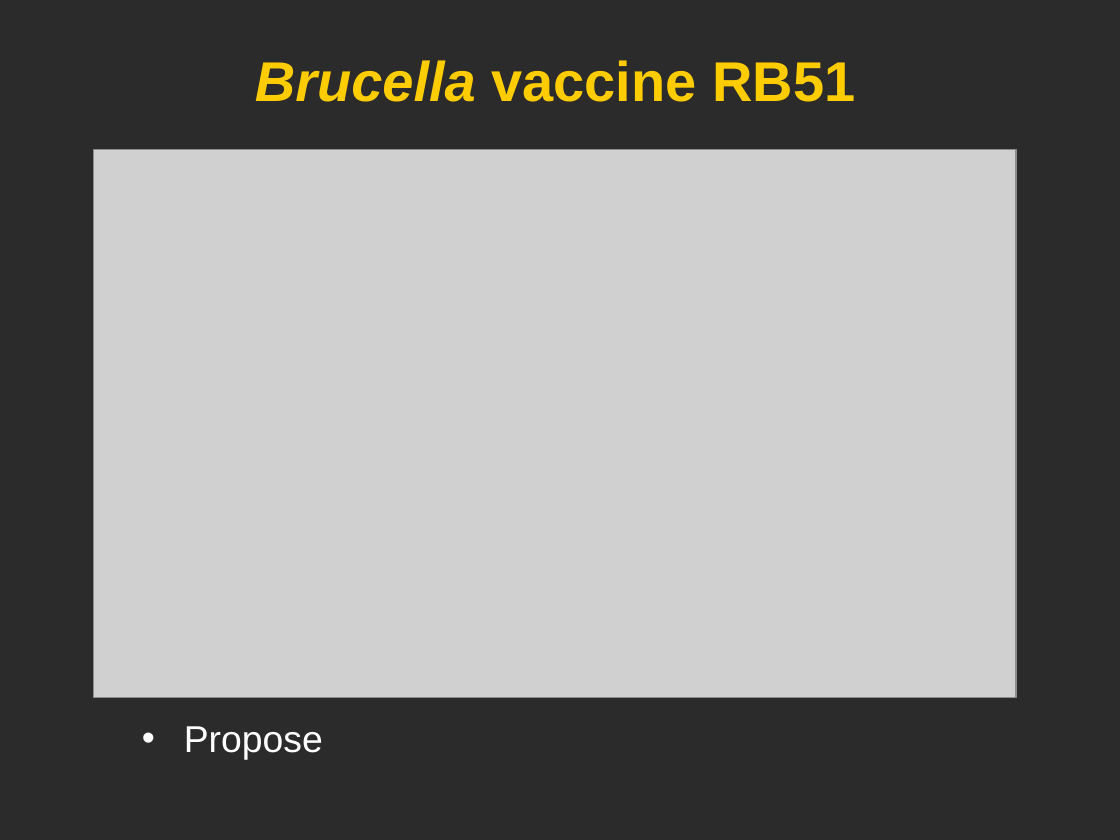
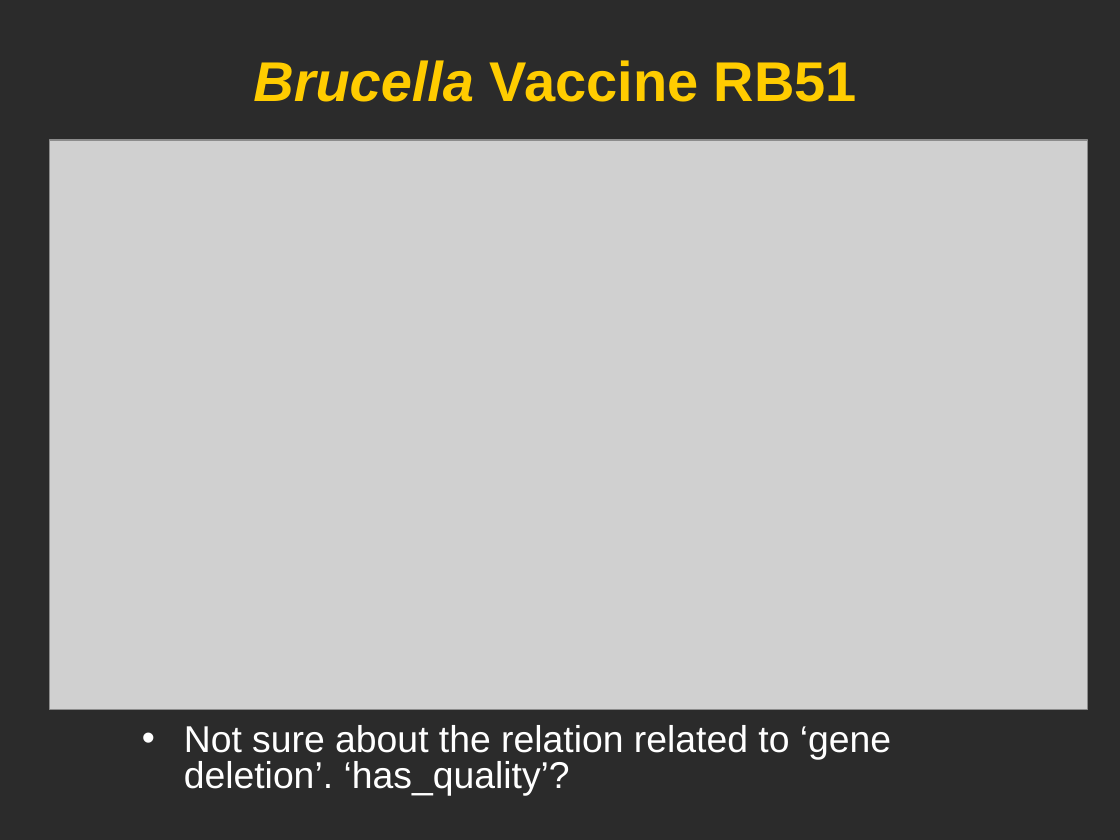
Before and after one commit to obi-ontology/obi-legacy-svn, a slide deck: slide 10 of trunk/docs/developer/use cases/Vaccine_usercase_Vancouver2010.ppt. Drawn at 1120x840 pixels with LibreOffice and Linux fonts; fonts in the diff are those of the drawing; grey boxes stand for pictures; background and template pictures are left out; a plain dark background stands for a picture behind light text. Boxes give left, top, right and bottom in pixels: in the first picture for what was removed or moved away, otherwise in the second. Text is boxed around its words. In the diff, an @@ line names an element or a change of style, - is before the commit and + after.

```diff
--- a/trunk/docs/developer/use cases/Vaccine_usercase_Vancouver2010.ppt
+++ b/trunk/docs/developer/use cases/Vaccine_usercase_Vancouver2010.ppt
@@ title at <box>253,60,857,102</box>: text changed @@
-Brucella vaccine RB51
+Brucella Vaccine RB51
@@ picture: place and size @@
-picture at <box>93,149,1016,698</box>
+picture at <box>49,140,1088,709</box>
@@ text at <box>184,725,891,796</box>: text changed @@
-• Propose
+• Not sure about the relation related to ‘gene deletion’. ‘has_quality’?
```
Also in this commit, not shown: 11 other slides changed.
